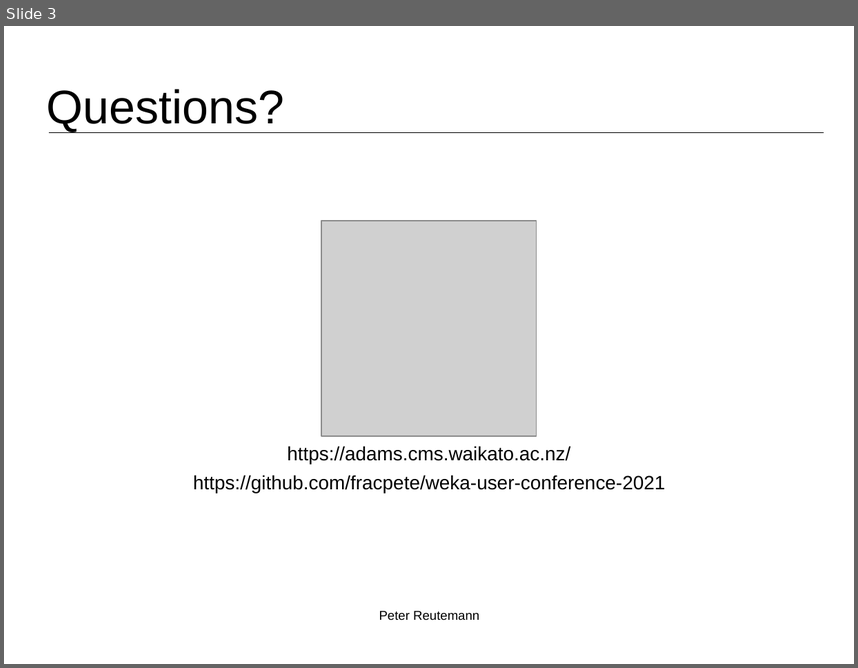
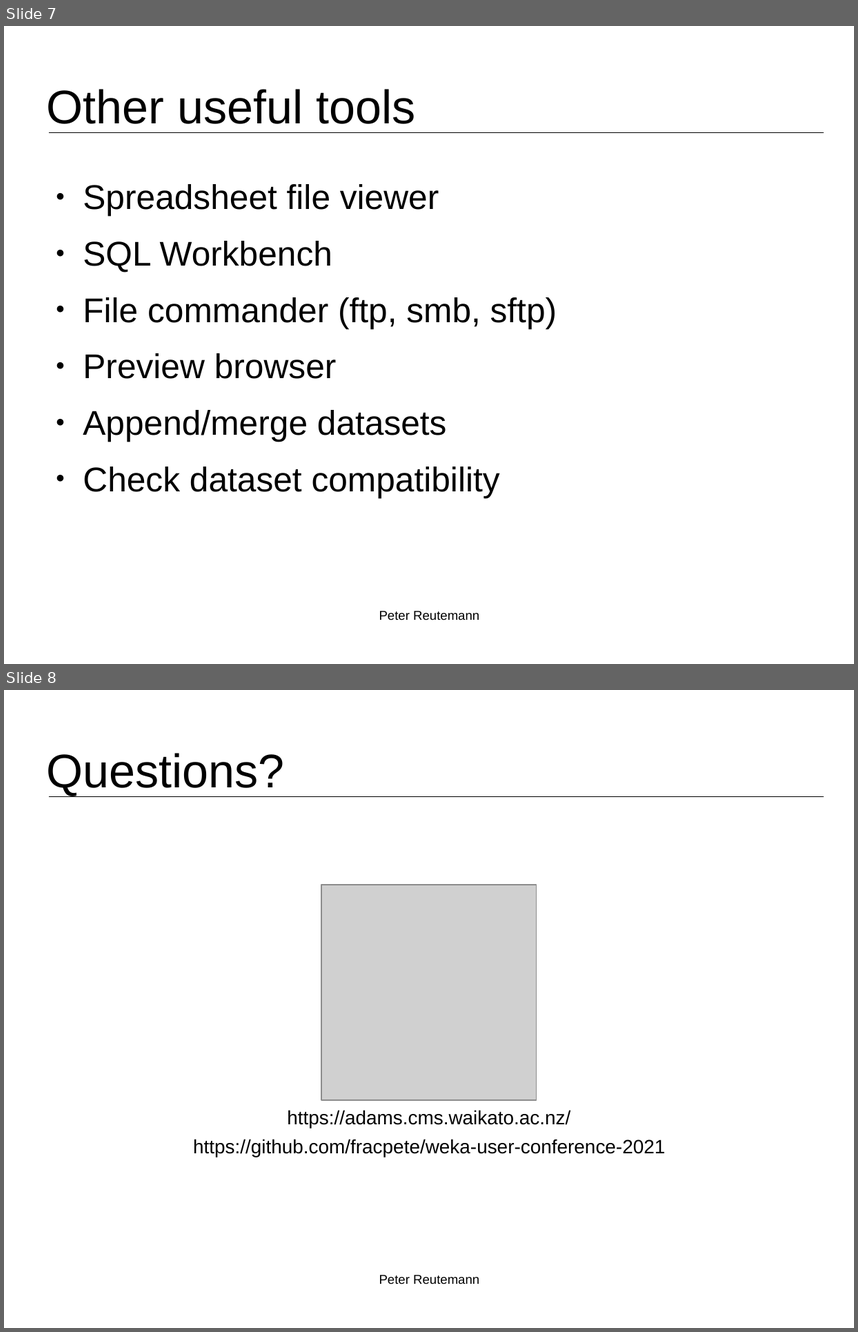
Before and after one commit to fracpete/weka-user-conference-2021, a slide deck: adams/adams.odp. Shown one above the other, each under a label of ours: slide 3 before the commit, slides 7 and 8 after it. The pictures are 858x668 and 858x1332 pixels, drawn with LibreOffice and Linux fonts; fonts in the diff are those of the drawing; grey boxes stand for pictures; background and template pictures are left out. Boxes give left, top, right and bottom in pixels: in the first picture for what was removed or moved away, otherwise in the second. Text is boxed around its words. In the diff, an @@ line names an element or a change of style, - is before the commit and + after.

```diff
--- a/adams/adams.odp
+++ b/adams/adams.odp
@@ slide 7 added at (x1=4, y1=26, x2=854, y2=664), background #FFFFFF; not listed: 1 template element that a slide beside it also shows @@
@@ title added at (x1=47, y1=89, x2=415, y2=124), 44 pt, text #000000 @@
+Other useful tools
@@ text added at (x1=83, y1=184, x2=557, y2=497), 32 pt, text #000000 @@
+● Spreadsheet file viewer
+● SQL Workbench
+● File commander (ftp, smb, sftp)
+● Preview browser
+● Append/merge datasets
+● Check dataset compatibility
@@ text added at (x1=379, y1=610, x2=479, y2=620), 12 pt, text #000000 @@
+Peter Reutemann
@@ what was slide 3 is now slide 8 @@
```
Also in this commit, not shown: 1 slide changed, 4 other slides added, 1 other file.
